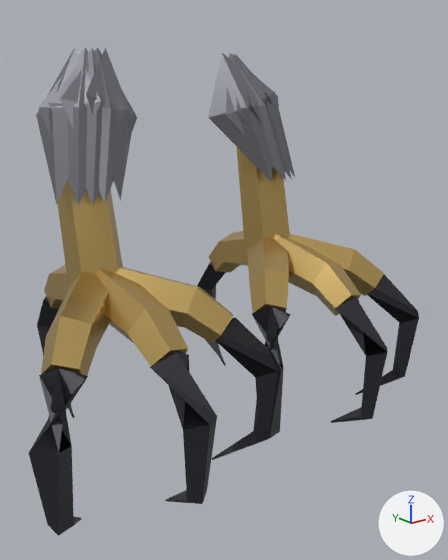
An edit to the glTF model game/assets/genius/gifts/hawk-talons-on-shield.glb, drawn before and after from the same camera.
Both versions are drawn from a 50 mm camera at (-0.284, -0.444, 0.044) aimed at (0.007, -0.079, -0.102). The axes (+X, +Y, +Z) are drawn at lower right. The lights are the same throughout. The picture after the commit comes second. Where no turn or scale is listed for an object, it has been applied to the vertices.

In view in the first picture: 'sway_talons'.
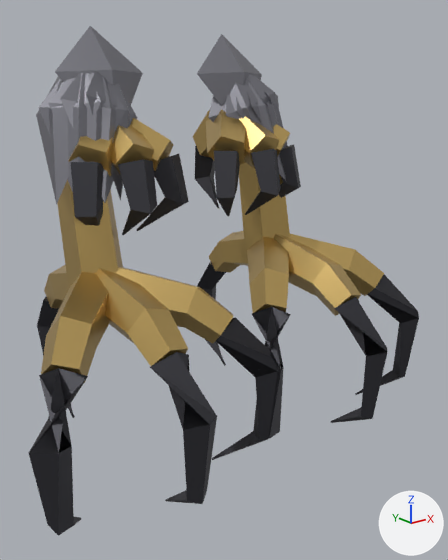
Boxes [x1, y1, x2, y2] around the edits, measured in the pictures (448 x 560 px):
'shut_talons', added: after [55, 26, 301, 235]
    faces in mat_metal_dark (dark grey #3f3f45): [70, 145, 301, 235]
    faces in mat_metal_brass (orange #ceaf6c): [68, 109, 290, 177]
    faces in mat_metal_iron_light (grey #84848b): [55, 26, 262, 107]

What changed in the scene script:
```text
Add me_shut_talons:
    me_shut_talons.from_pydata(...)  # 188 vertices, 304 faces; spans x -0.107..0.107, y -0.082..0.024, z -0.063..0.085
    # faces by material slot: [16, 128, 160]
    me_shut_talons.materials.append(mat_metal_iron_light)  # grey #84848b
    me_shut_talons.materials.append(mat_metal_brass)  # orange #ceaf6c
    me_shut_talons.materials.append(mat_metal_dark)  # dark grey #3f3f45
Add ob_shut_talons:
    ob_shut_talons = bpy.data.objects.new('shut_talons', me_shut_talons)
    ob_shut_talons.location = (0.0, 0.0, 0.0)
```
